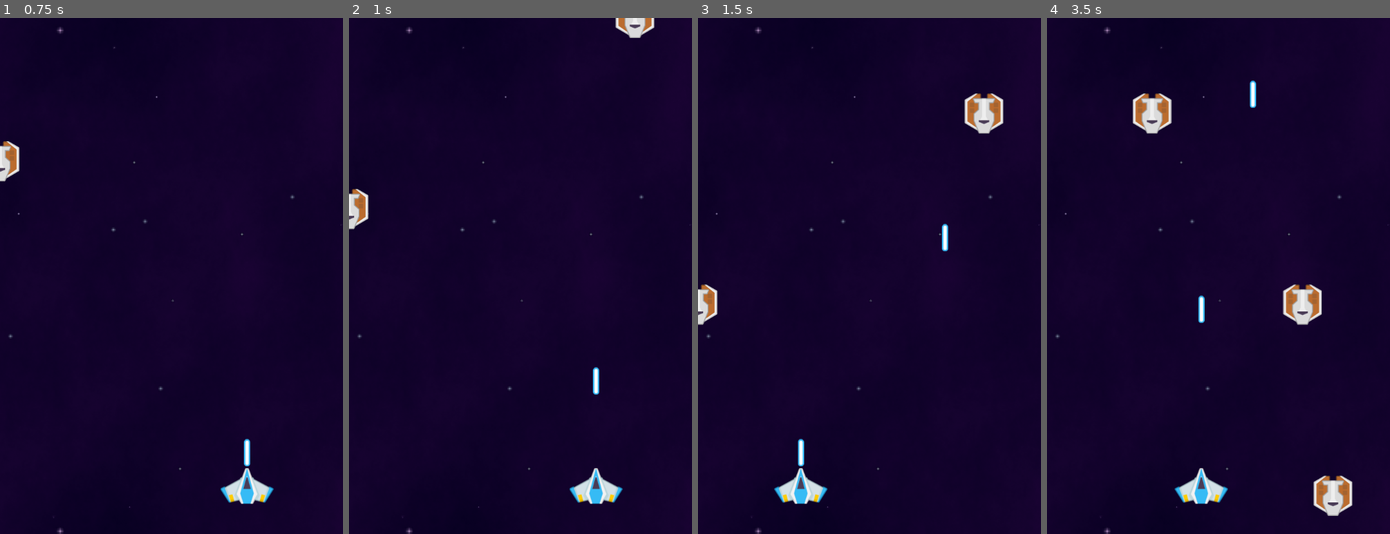
Above: before the commit, frames 1-4 (left to right).
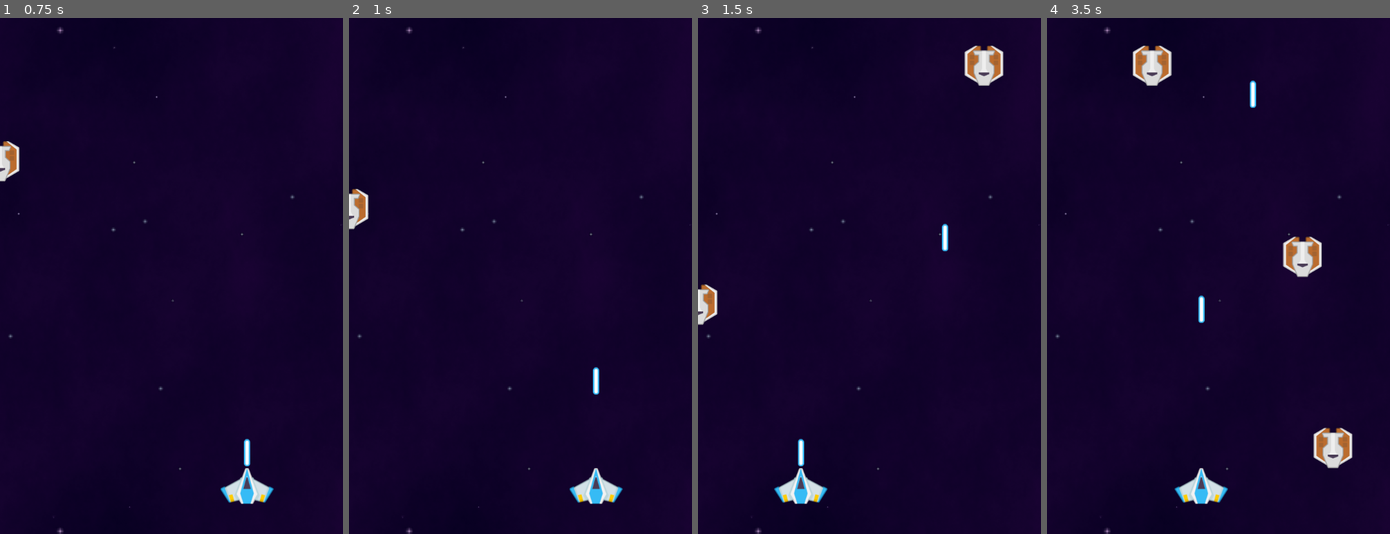
Above: after the commit, the same moments.

Repository: nitesh098suthar/Fireship
Game: Godot game, scene res://main.tscn
The game is run twice, just before and just after one commit, with the same random seed, the same clock (stepped at 60 frames per second) and the same inputs.
Inputs (mouse positions are in pixels of both pictures, inside the frame that each line leads up to):
- Up to frame 1 (0.75 s): move the mouse to (246, 250) at 0.52 s; click (246, 250) at 0.6 s
- Up to frame 2 (1 s): no input
- Up to frame 3 (1.5 s): move the mouse to (800, 301) at 1.27 s; click (800, 301) at 1.35 s
- Up to frame 4 (3.5 s): move the mouse to (1252, 162) at 2.02 s; click (1252, 162) at 2.1 s; move the mouse to (1201, 379) at 2.77 s; click (1201, 379) at 2.85 s

Frame 1 is identical in both runs. In frame 2, 0.3% of the frame differs, in the area x 77-90%, y 0-4%; in frame 3, 1.5%; in frame 4, 4.5%, in the area x 24-90%, y 5-97%.

Commit message:
queue free for the enemy if it cross the viewport

Diff:
--- a/enemy.gd
+++ b/enemy.gd
@@ -4,8 +4,11 @@
 @export var enemy_speed = 400
 
 func _process(delta):
-
 	position.y += enemy_speed * delta
+	var viewport_y = get_viewport_rect().size.y
+	if position.y >= viewport_y + 100:
+		queue_free()
+		print("destroyed the enemey")
 
 func _on_timer_timeout():
 	pass # Replace with function body.
--- a/enemy_spawner.gd
+++ b/enemy_spawner.gd
@@ -14,4 +14,5 @@
 	var new_enemy = enemy_tscn.instantiate()
 	var viewport_x = get_viewport().get_visible_rect().size.x
 	new_enemy.position.x = randf_range(0, viewport_x)
+	new_enemy.position.y = -100
 	add_child(new_enemy)
--- a/player_laser.gd
+++ b/player_laser.gd
@@ -14,4 +14,4 @@
 	position.y -= speed * delta;
 	if position.y <= -100:
 		queue_free()
-		print("destroyed")
+		print("this is destroyed")
